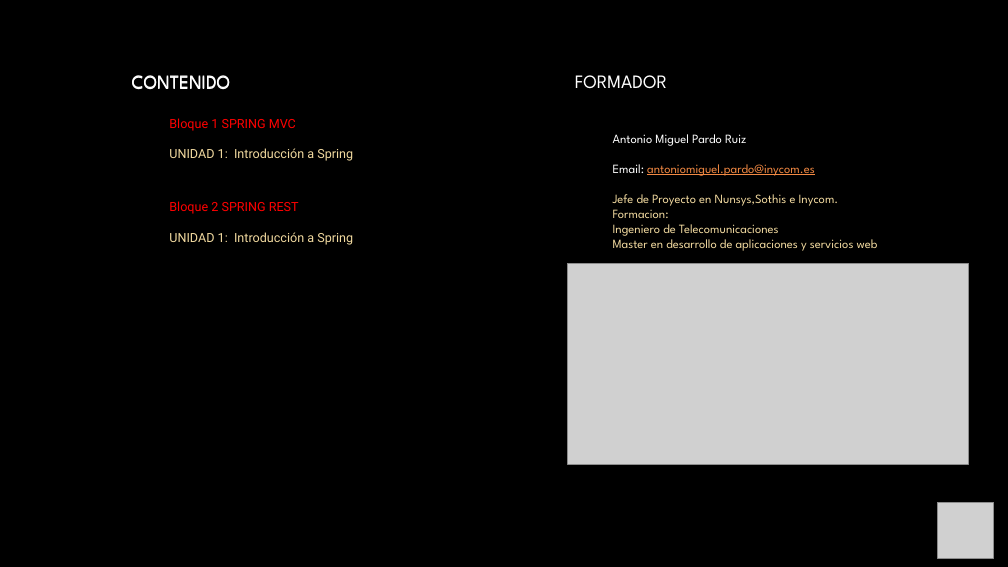
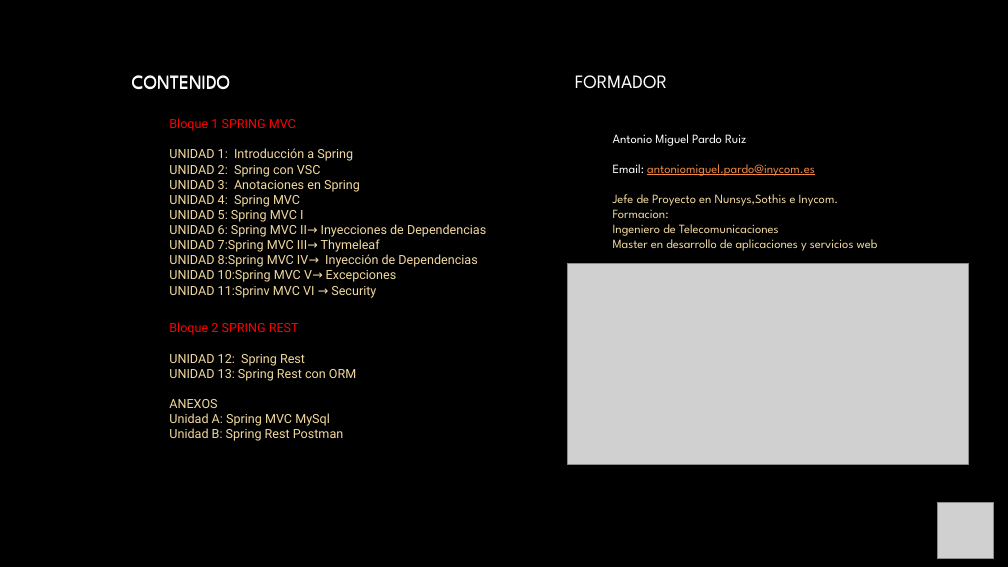
Before and after one commit to AntonioPardoRuiz/cursoSpring, a slide deck: slide 2 of Presentacion curso Spring.pptx. Drawn at 1008x567 pixels with LibreOffice and Linux fonts; fonts in the diff are those of the drawing; grey boxes stand for pictures; background and template pictures are left out. Boxes give left, top, right and bottom in pixels: in the first picture for what was removed or moved away, otherwise in the second. Text is boxed around its words. In the diff, an @@ line names an element or a change of style, - is before the commit and + after.

```diff
--- a/Presentacion curso Spring.pptx
+++ b/Presentacion curso Spring.pptx
@@ text at (169, 165, 486, 298): paragraphs added @@
+  UNIDAD 2: Spring con VSC
+  UNIDAD 3: Anotaciones en Spring
+  UNIDAD 4: Spring MVC
+  UNIDAD 5: Spring MVC I
+  UNIDAD 6: Spring MVC II→ Inyecciones de Dependencias
+  UNIDAD 7:Spring MVC III→ Thymeleaf
+  UNIDAD 8:Spring MVC IV→ Inyección de Dependencias
+  UNIDAD 10:Spring MVC V→ Excepciones
+  UNIDAD 11:Sprinv MVC VI → Security
@@ text at (169, 354, 356, 441): text changed @@
-  UNIDAD 1: Introducción a Spring
+  UNIDAD 12: Spring Rest
+  UNIDAD 13: Spring Rest con ORM
+  ANEXOS
+  Unidad A: Spring MVC MySql
+  Unidad B: Spring Rest Postman
```
Also in this commit, not shown: 42 other files.
